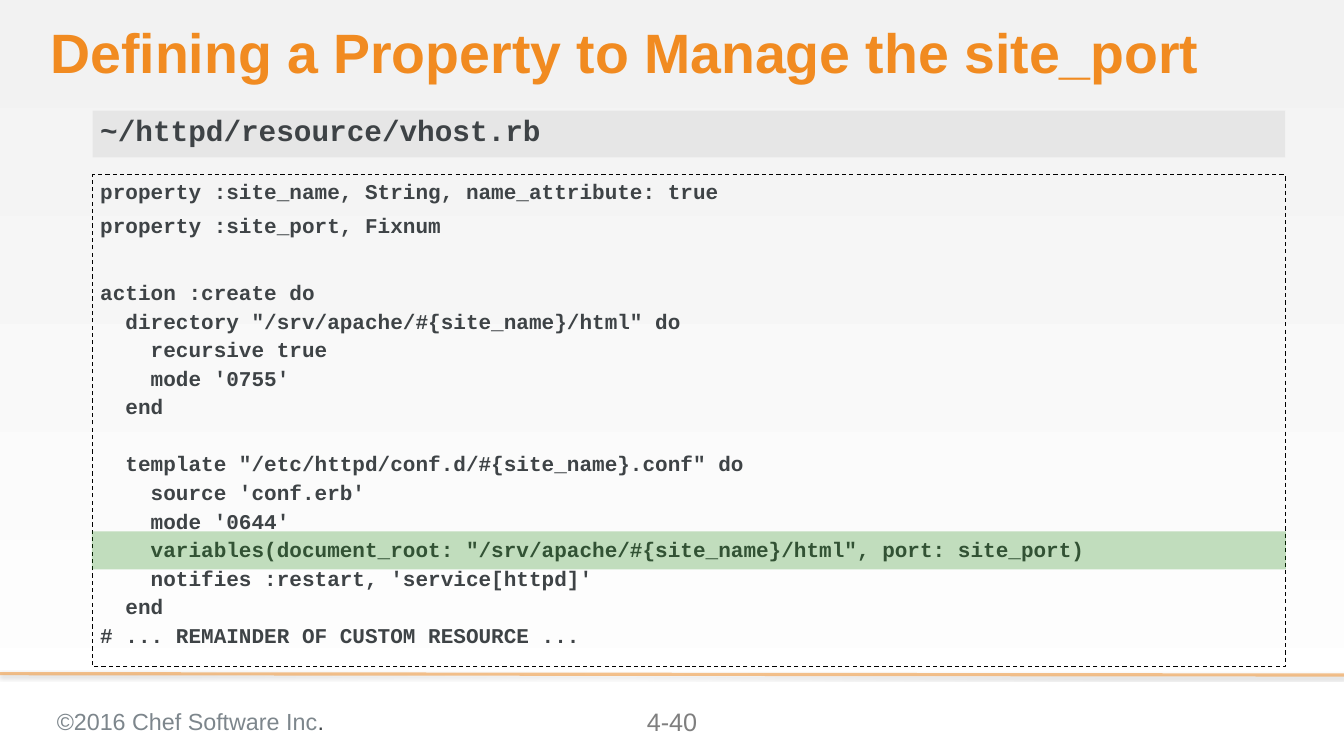
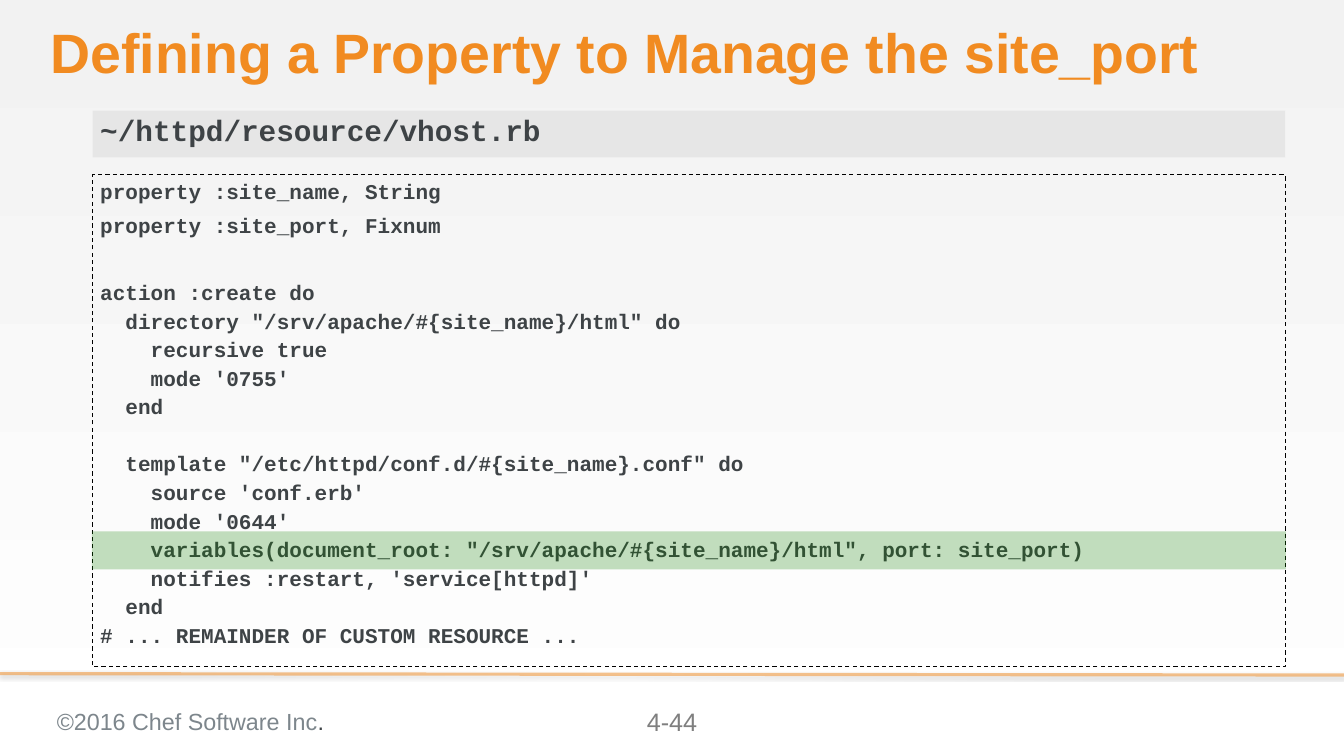
Before and after one commit to chef-training/extending_cookbooks, a slide deck: slide 44 of 04-creating_a_custom_resource.pptx (slide 40 before the commit). Drawn at 1344x756 pixels with LibreOffice and Linux fonts; fonts in the diff are those of the drawing; background and template pictures are left out. Boxes give left, top, right and bottom in pixels: in the first picture for what was removed or moved away, otherwise in the second. Text is boxed around its words. In the diff, an @@ line names an element or a change of style, - is before the commit and + after.

Commit message:
Updates to modue 04 - conceptual slides
* Adds slides that talks about the resource collection and
  sub-resource collections
* Adds slides that talks about the property language
* Updates to the exercises for readability
* Adds quick explanation about how the welcome conf got there

```diff
--- a/04-creating_a_custom_resource.pptx
+++ b/04-creating_a_custom_resource.pptx
@@ text at (x1=100, y1=184, x2=441, y2=204): text changed @@
-property :site_name, String, name_attribute: true
+property :site_name, String
@@ page number at (x1=647, y1=713, x2=697, y2=731): text changed @@
-4-40
+4-44
```
Also in this commit, not shown: 7 other slides changed, 8 slides added.
